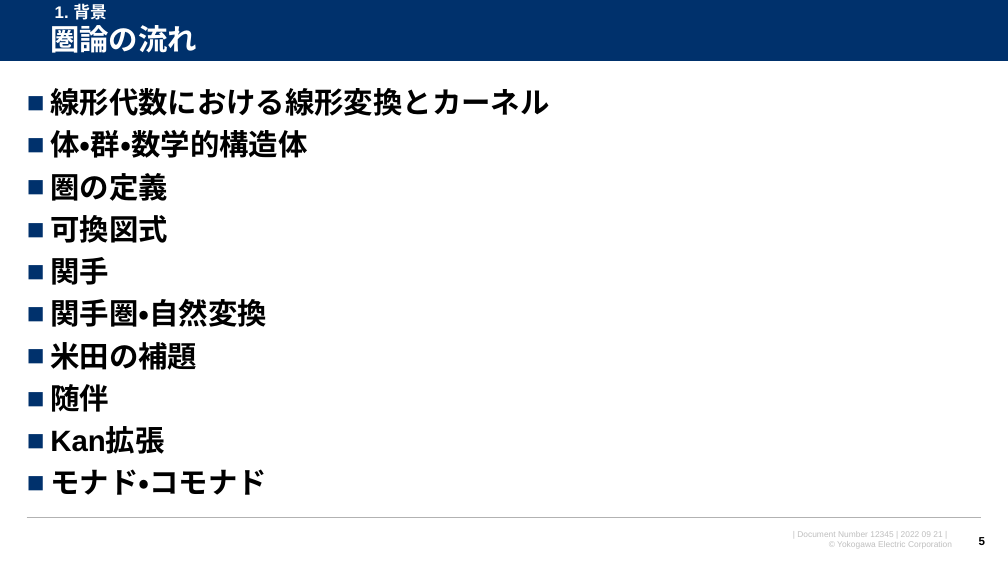
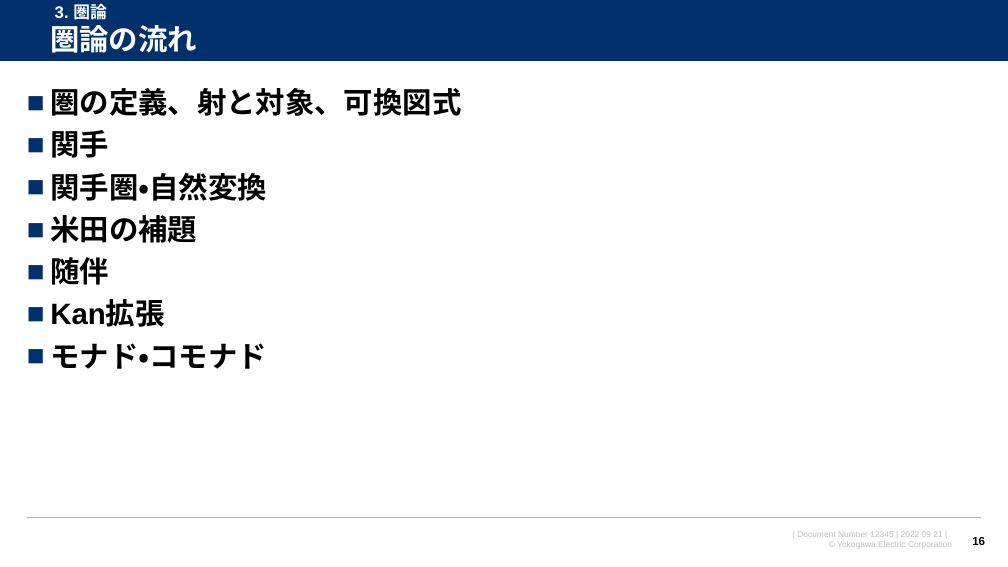
Before and after one commit to watarukumagai-git/opt, a slide deck: slide 16 of MMW/20230126_MMW_kumagai_rev.0.pptx (slide 5 before the commit). Drawn at 1008x567 pixels with LibreOffice and Linux fonts; fonts in the diff are those of the drawing; background and template pictures are left out. Boxes give left, top, right and bottom in pixels: in the first picture for what was removed or moved away, otherwise in the second. Text is boxed around its words. In the diff, an @@ line names an element or a change of style, - is before the commit and + after.

```diff
--- a/MMW/20230126_MMW_kumagai_rev.0.pptx
+++ b/MMW/20230126_MMW_kumagai_rev.0.pptx
@@ text at box(55, 1, 107, 23): text changed @@
-1. 背景
+3. 圏論
@@ text at box(50, 88, 461, 116): text changed @@
-■ 線形代数における線形変換とカーネル
-■ 体・群・数学的構造体
-■ 圏の定義
-■ 可換図式
+■ 圏の定義、射と対象、可換図式
@@ page number at box(972, 537, 985, 545): text changed @@
-5
+16
```
Also in this commit, not shown: 3 other slides changed, 12 slides added, 1 slide removed.
